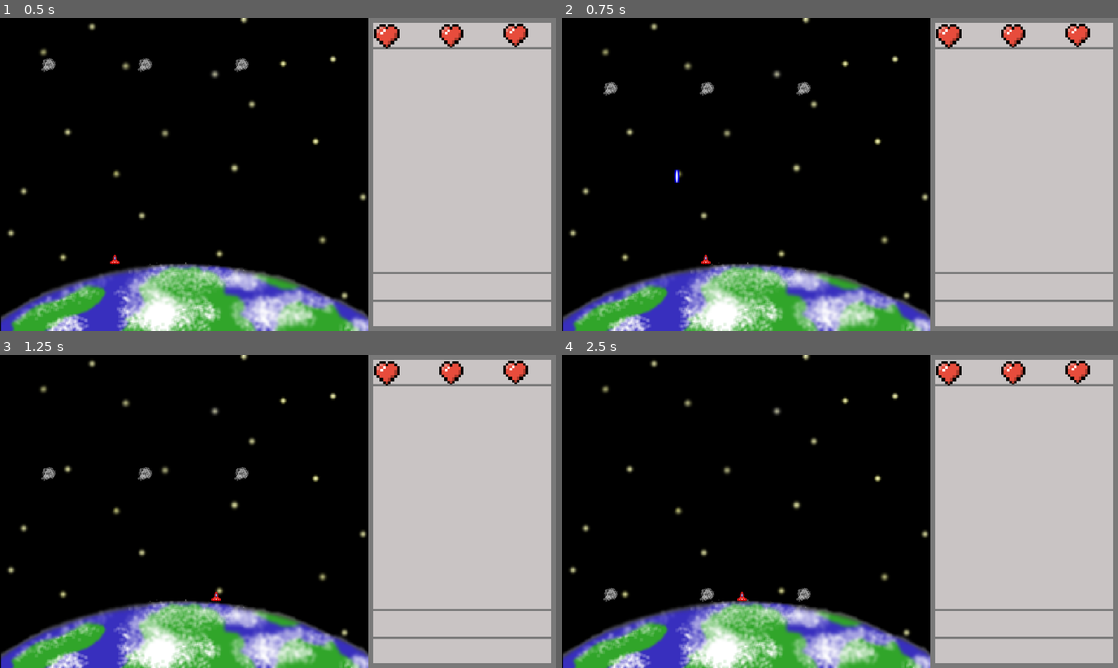
Above: before the commit, frames 1-4 (two rows, left to right).
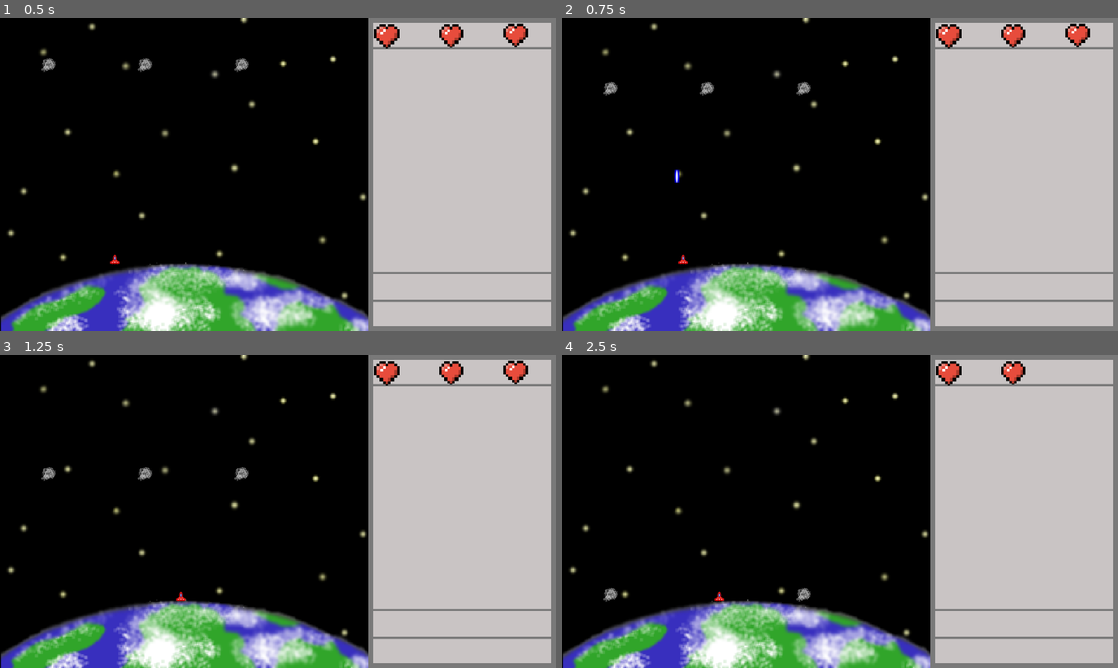
Above: after the commit, the same moments.

Repository: Pchristy03/EAP-Redox
Game: Godot game, scene res://main.tscn
Same seed, same stepped clock (60 frames per second), same inputs: the game is played once before the commit and once after it.
Inputs:
- Up to frame 1 (0.5 s): no input
- Up to frame 2 (0.75 s): tap Enter (ui_accept) at 0.5 s; hold Right (ui_right) from 0.53 s (still down)
- Up to frame 3 (1.25 s): keep holding Right (ui_right); tap Enter (ui_accept) at 0.77 s
- Up to frame 4 (2.5 s): release Right (ui_right) at 1.28 s; hold Left (ui_left) 1.28-2.03 s; tap Enter (ui_accept) at 1.52 s; hold Right (ui_right) from 2.03 s (still down)

Frame 1 is identical in both runs. In frame 2, less than 0.1% of the frame differs, in the area x 20-27%, y 75-79%; in frame 3, less than 0.1%; in frame 4, 0.4%, in the area x 24-95%, y 1-79%.

Commit message:
Implemented Player Momentum

Diff:
--- a/player.gd
+++ b/player.gd
@@ -5,6 +5,7 @@
 @export var lives: int = 3
 
 const move_speed = 300
+const accel = 600
 const shoot_cooldown = 0.5
 
 var can_shoot = true
@@ -25,12 +26,15 @@
 		if cooldown_timer <= 0:
 			can_shoot = true
 
-func _physics_process(_delta):
+func _physics_process(delta):
 	var direction = Input.get_axis("ui_left", "ui_right")
 	if direction:
-		velocity.x = direction * move_speed
+		if velocity.x == 0 || velocity.x/direction > 0:
+			velocity.x = move_toward(velocity.x, move_speed*direction, accel*delta)
+		else:
+			velocity.x = move_toward(velocity.x, 0, accel/30)
 	else:
-		velocity.x = move_toward(velocity.x, 0, move_speed)
+		velocity.x = move_toward(velocity.x, 0, accel/30)
 
 	if position.x <= l_boundary and velocity.x < 0:
 		velocity = Vector2.ZERO
